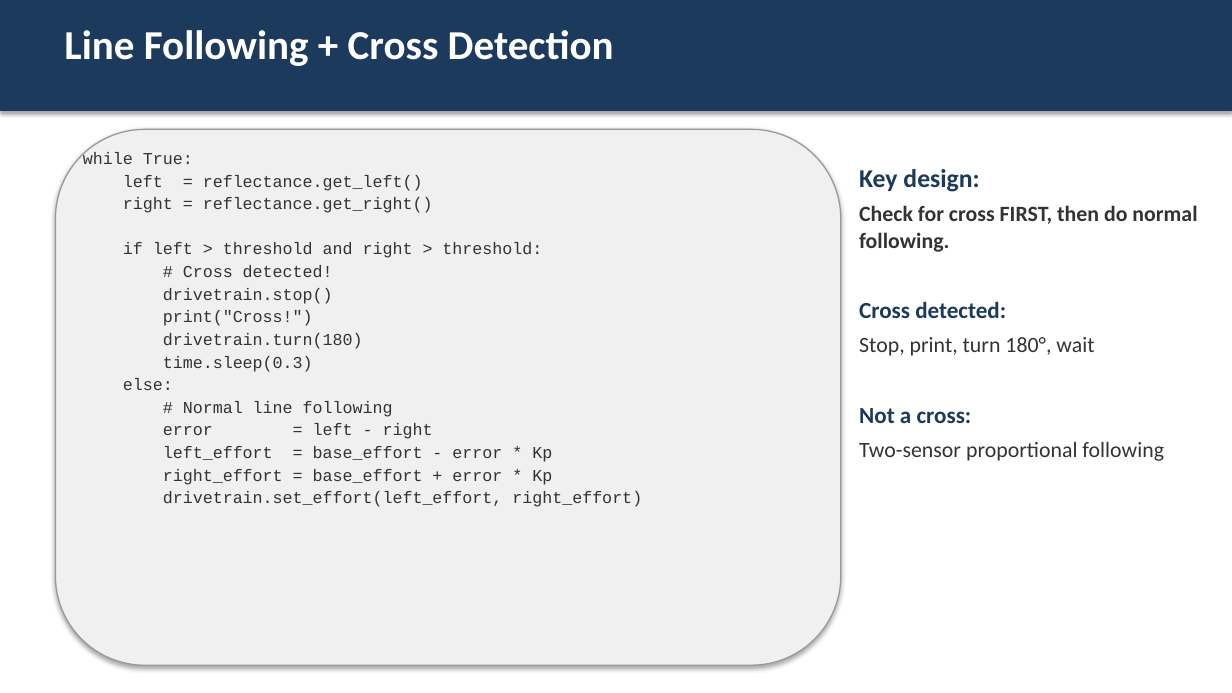
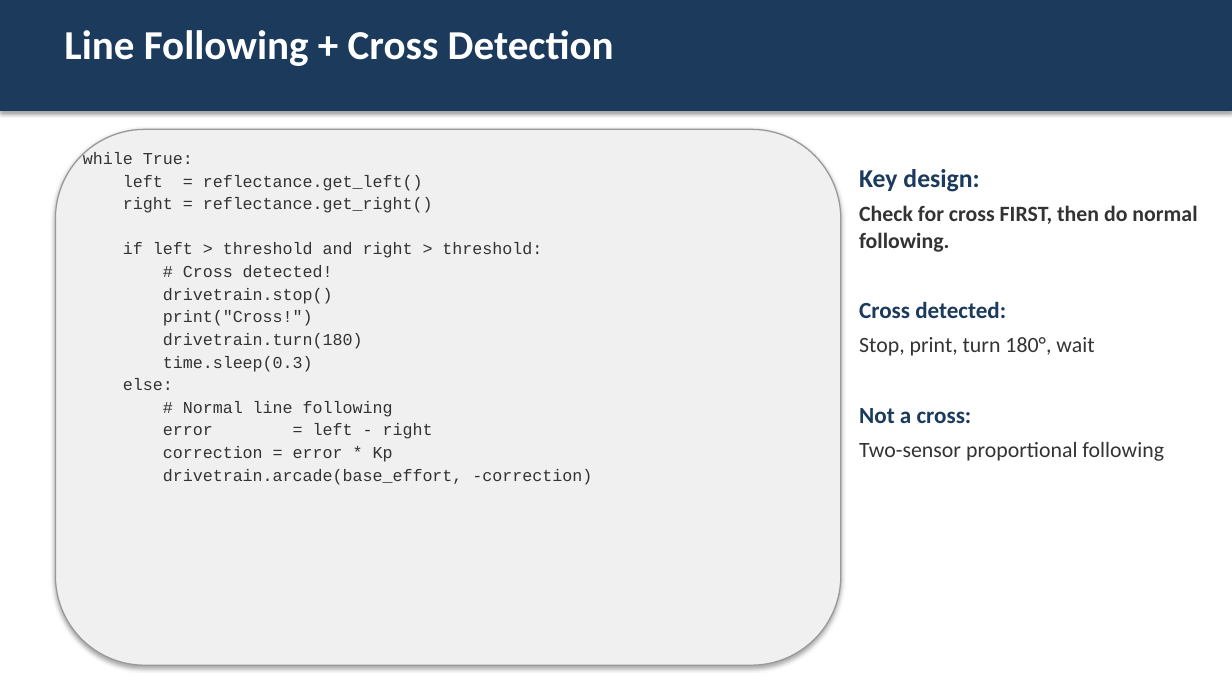
Before and after one commit to bradamiller/IntoToPython, a slide deck: slide 5 of module-02-line-tracking/slides/07-detecting-intersections.pptx. Drawn at 1232x693 pixels with LibreOffice and Linux fonts; fonts in the diff are those of the drawing. Boxes give left, top, right and bottom in pixels: in the first picture for what was removed or moved away, otherwise in the second. Text is boxed around its words. In the diff, an @@ line names an element or a change of style, - is before the commit and + after.

Commit message:
Update to use arcade and clean ups

```diff
--- a/module-02-line-tracking/slides/07-detecting-intersections.pptx
+++ b/module-02-line-tracking/slides/07-detecting-intersections.pptx
@@ text at (163,446,592,485): text changed @@
-left_effort = base_effort - error * Kp
-right_effort = base_effort + error * Kp
-drivetrain.set_effort(left_effort, right_effort)
+correction = error * Kp
+drivetrain.arcade(base_effort, -correction)
```
Also in this commit, not shown: 32 other files.
